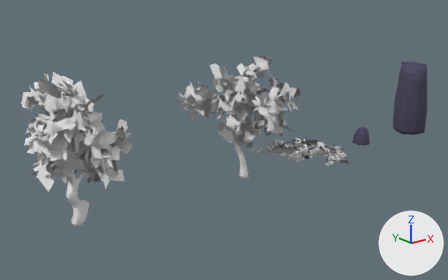
The Blender file Assets/Charleen stuff/Models/Utility/Temporal shift tutorial props.blend, before and after one commit.
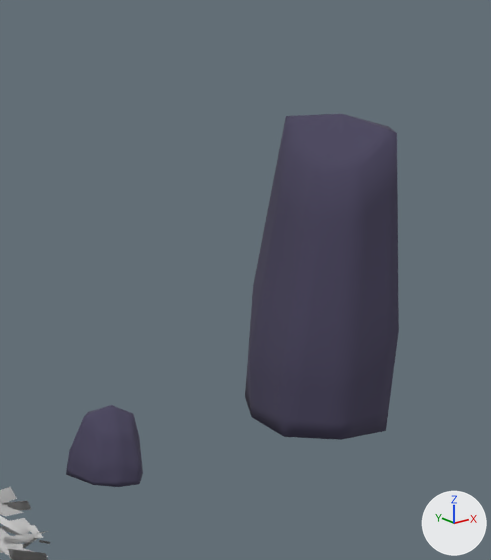
The first picture shows the older version from a 50 mm lens placed at (-42.0, -48.9, 24.3), pointed at (-0.6, 2.8, 3.7). The close-ups show the older and then the newer version on the part from 75% to 100% of the width and 13% to 58% of the height of that picture. Only the edits that show in the close-ups are written down. Lighting does not change. The marker at lower right points along +X, +Y and +Z.

In view in the first close-up: 'Bush leaves', 'Huge rock', 'Rock'.
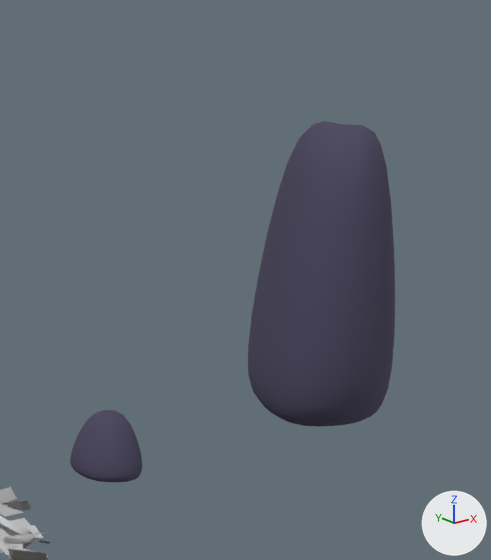
Edits to the bpy script that builds the scene:
```text
Change me_cube_005:
    used by ob_huge_rock; location = (30.0, 0.0, 0.0); scale = (1.39, 1.63, 1.63)
    remove me_cube_005.from_pydata(...)  # 26 vertices, 28 faces; spans x -2.07..2.25, y -1.6..1.57, z 0.0..5.81
    add me_cube_005.from_pydata(...)  # 26 vertices, 28 faces; spans x -2.37..2.46, y -1.85..1.84, z 0.0..5.81
    me_cube_005 part 1
    me_cube_005.vertices[18].co: (-1.42, 0.69, 1.1) -> (-1.55, 0.75, 1.14)
    me_cube_005.vertices[19].co: (-0.09, 1.57, 2.22) -> (-0.11, 1.84, 1.28)
    me_cube_005.vertices[20].co: (1.37, 1.5, 1.17) -> (1.5, 1.64, 1.22)
    me_cube_005.vertices[21].co: (2.25, 0.65, 1.05) -> (2.46, 0.71, 1.08)
    me_cube_005.vertices[22].co: (1.41, -0.63, 0.74) -> (1.6, -0.72, 1.26)
    me_cube_005.vertices[23].co: (0.09, -1.6, 1.95) -> (0.1, -1.85, 1.28)
    me_cube_005.vertices[24].co: (-1.27, -1.39, 1.24) -> (-1.51, -1.65, 1.12)
    me_cube_005.vertices[25].co: (-2.07, -0.6, 1.42) -> (-2.37, -0.68, 1.06)
    me_cube_005 part 2: creased or bevel-weighted edges go from 8 to 0
Change me_cube_004:
    used by ob_rock; location = (20.0, 0.0, 0.0); rotation_euler = (0.0, 0.0, -0.898), in degrees (0, 0, -51); scale = (0.943, 0.943, 0.943)
    remove me_cube_004.from_pydata(...)  # 27 vertices, 24 faces; spans x -1.23..1.09, y -1.31..1.26, z 0.0..2.21
    add me_cube_004.from_pydata(...)  # 27 vertices, 24 faces; spans x -1.34..1.19, y -1.41..1.37, z 0.0..2.21
    me_cube_004 part 3
    me_cube_004.vertices[19].co: (-0.32, 1.04, 0.96) -> (-0.38, 1.27, 0.5)
    me_cube_004.vertices[20].co: (0.38, 1.24, 0.56) -> (0.42, 1.37, 0.48)
    me_cube_004.vertices[21].co: (0.91, 0.28, 1.17) -> (1.19, 0.36, 0.51)
    me_cube_004.vertices[22].co: (1.01, -0.84, 0.43) -> (1.11, -0.92, 0.36)
    me_cube_004.vertices[23].co: (0.34, -1.13, 0.79) -> (0.42, -1.41, 0.39)
    me_cube_004.vertices[24].co: (-0.38, -1.26, 0.43) -> (-0.41, -1.38, 0.36)
    me_cube_004.vertices[25].co: (-1.17, -0.35, 0.76) -> (-1.34, -0.4, 0.49)
    me_cube_004.vertices[26].co: (-1.01, 0.82, 0.56) -> (-1.1, 0.91, 0.48)
Change ob_huge_rock:
    where _m = ob_huge_rock.modifiers.new('Subdivision', 'SUBSURF')
    remove _m.subdivision_type = 'SIMPLE'
Change ob_rock:
    where _m = ob_rock.modifiers.new('Subdivision', 'SUBSURF')
    remove _m.subdivision_type = 'SIMPLE'
```

Boxes (x1, y1, x2, y2) around the edits, measured in the close-ups (491 x 560 px; the box of a moved part takes in the faces that stretch with it):
'Huge rock', reshaped, modifiers changed (6% shorter): before (245, 114, 399, 440); after (248, 121, 395, 427)
'Rock', reshaped, modifiers changed (6% narrower, 12% shorter): before (66, 405, 143, 487); after (70, 410, 142, 482)
part 1 of me_cube_005, moved or reshaped: before (245, 118, 399, 440); after (248, 165, 395, 425)
part 2 of me_cube_005, shading changed: before (245, 114, 399, 440); after (248, 121, 395, 427)
part 3 of me_cube_004, moved or reshaped: before (66, 414, 143, 487); after (70, 421, 142, 482)
